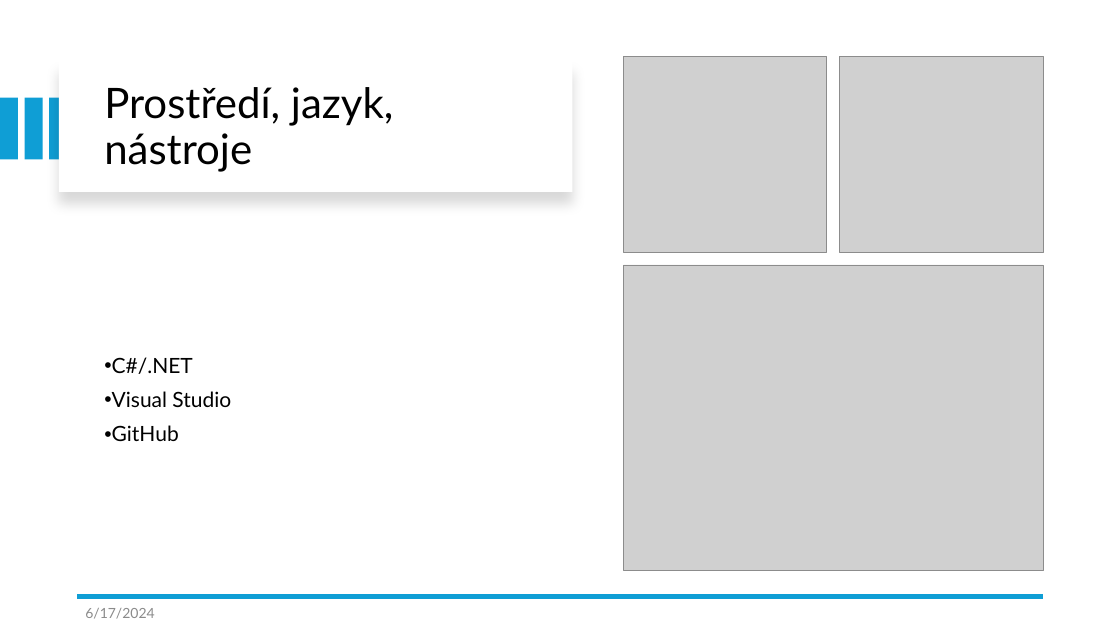
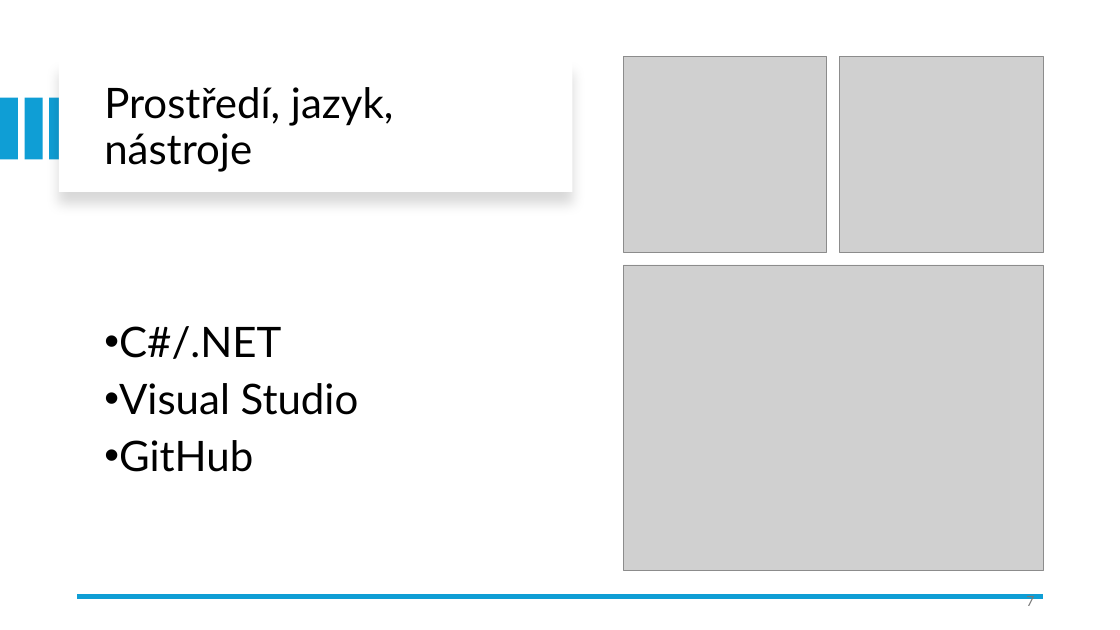
Before and after one commit to dawissl/hradebni, a slide deck: slide 7 of Prezentace/1. ročník/PGM_00_uvodni_hodina.pptx. Drawn at 1120x630 pixels with LibreOffice and Linux fonts; fonts in the diff are those of the drawing; grey boxes stand for pictures. Boxes give left, top, right and bottom in pixels: in the first picture for what was removed or moved away, otherwise in the second. Text is boxed around its words. In the diff, an @@ line names an element or a change of style, - is before the commit and + after.

```diff
--- a/Prezentace/1. ročník/PGM_00_uvodni_hodina.pptx
+++ b/Prezentace/1. ročník/PGM_00_uvodni_hodina.pptx
@@ text "C#/.NET" at (x1=119, y1=326, x2=359, y2=472): size 18 to 36 pt @@
@@ page number added at (x1=1026, y1=594, x2=1034, y2=606), 12 pt, text #797979 @@
+7
@@ text removed at (x1=85, y1=608, x2=154, y2=619) @@
-6/17/2024
```
Also in this commit, not shown: 9 other slides changed, 6 other files.
